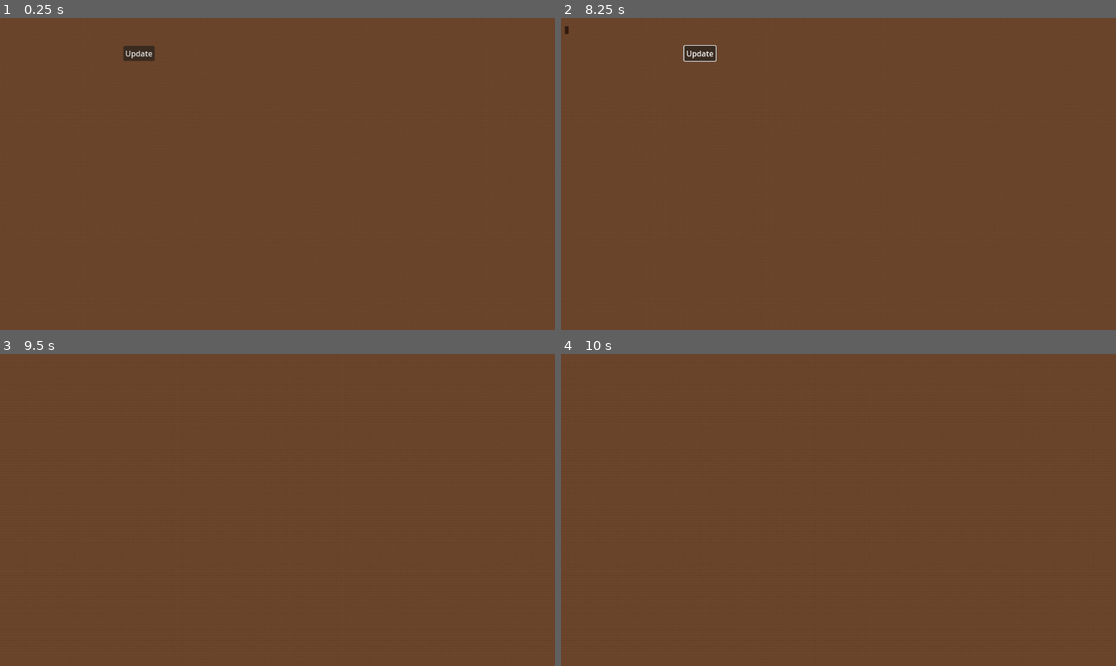
Above: before the commit, frames 1-4 (two rows, left to right).
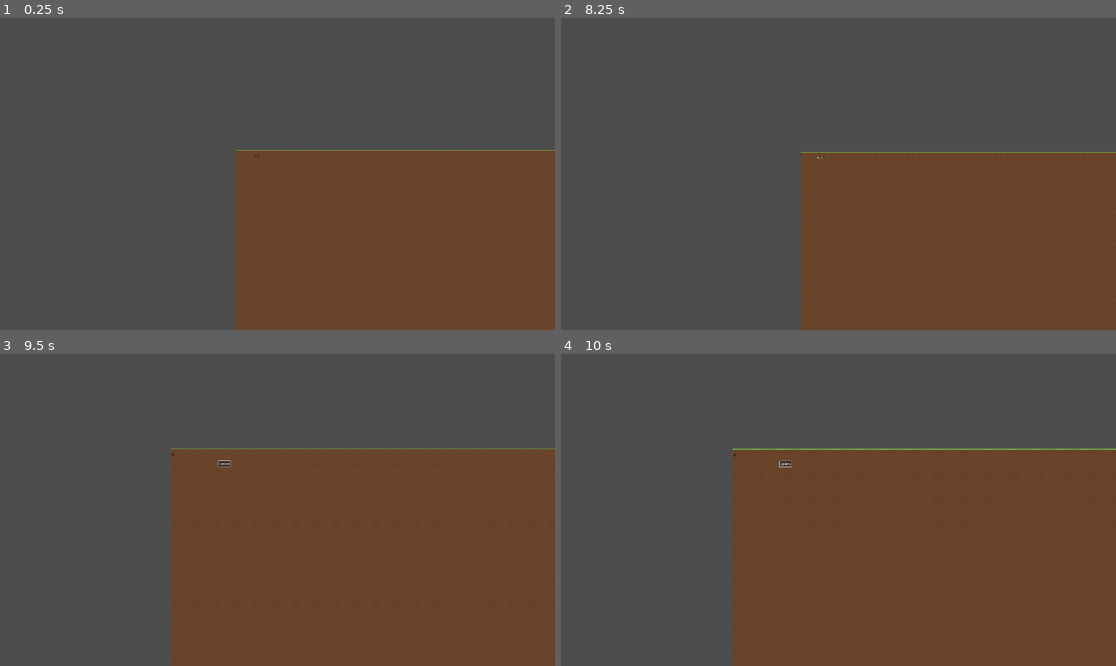
Above: after the commit, the same moments.

Repository: gex194/dwarfs-client
Game: Godot game, scene res://Scenes/main.tscn
Two runs of this game, one before a commit and one after it. Both use one fixed random seed, a clock stepped at 60 frames per second and the inputs below.
Inputs (mouse positions are in pixels of both pictures, inside the frame that each line leads up to):
- Up to frame 1 (0.25 s): no input
- Up to frame 2 (8.25 s): click "Update" at 0.5 s; click "Update" at 1.25 s; click "Update" at 2 s; tap Enter at 2.75, 4.25, 5.75 s; move the mouse to (960, 158) at 2.77 s; tap Mouse wheel up (ZoomIn) at 2.85, 3.8, 4.35, 5.3, 5.85, 6.8, 7.35 s; click (960, 158) at 2.92 s; tap Mouse wheel down (ZoomOut) at 3.05, 3.6, 4.55, 5.1, 6.05, 6.6, 7.55, 8.1 s; tap Space at 3.5, 5, 6.5 s; move the mouse to (727, 189) at 3.52 s; click (727, 189) at 3.67 s; move the mouse to (894, 105) at 4.27 s; click (894, 105) at 4.42 s; move the mouse to (810, 236) at 5.02 s; click (810, 236) at 5.17 s; move the mouse to (1005, 220) at 5.77 s; click (1005, 220) at 5.92 s; move the mouse to (672, 127) at 6.52 s; click (672, 127) at 6.67 s; move the mouse to (866, 174) at 7.27 s; click (866, 174) at 7.42 s; move the mouse to (755, 96) at 8.02 s; click (755, 96) at 8.17 s
- Up to frame 3 (9.5 s): tap Mouse wheel up (ZoomIn) at 8.3, 8.85 s; move the mouse to (399, 494) at 8.77 s; click (399, 494) at 8.92 s; tap Mouse wheel down (ZoomOut) at 9.05 s
- Up to frame 4 (10 s): move the mouse to (727, 525) at 9.52 s; tap Mouse wheel down (ZoomOut) at 9.6 s; click (727, 525) at 9.67 s; tap Mouse wheel up (ZoomIn) at 9.8 s

The runs differ from the first frame. In frame 1, 67% of the frame differs, in the area x 0-100%, y 0-100%; in frame 2, 68%; in frame 3, 52%; in frame 4, 52%.

Commit message:
Camera changes and fixes

Diff:
--- a/Scenes/main.tscn
+++ b/Scenes/main.tscn
@@ -14,6 +14,7 @@
 
 [node name="main_camera" type="Camera2D" parent="."]
 position = Vector2(576, 323)
+zoom = Vector2(0.15, 0.15)
 limit_smoothed = true
 position_smoothing_enabled = true
 script = ExtResource("2_lyucm")
--- a/Scripts/main_camera.gd
+++ b/Scripts/main_camera.gd
@@ -1,6 +1,6 @@
 extends Camera2D
 
-@export var zoom_speed: int = 5
+@export var zoom_speed: float = 0.5
 @export var max_zoom: Vector2 = Vector2(10, 10)
 
 var previous_position: Vector2 = Vector2(0,0)
@@ -16,10 +16,13 @@
 	handleCameraControls(delta)
 
 func handleCameraControls(delta) -> void:
+	print(zoom_speed)
 	if (Input.is_action_just_released("ZoomIn") && self.zoom < max_zoom):
-		self.zoom = lerp(self.zoom, self.zoom + Vector2(zoom_speed, zoom_speed), zoom_speed * delta)
-	if (Input.is_action_just_released("ZoomOut") && self.zoom > Vector2.ONE):
-		self.zoom = lerp(self.zoom, self.zoom - Vector2(zoom_speed, zoom_speed), zoom_speed * delta)
+		self.zoom = lerp(self.zoom, self.zoom + Vector2(zoom_speed, zoom_speed), zoom_speed + self.zoom.x * delta)
+	if (Input.is_action_just_released("ZoomOut") && self.zoom > Vector2(0.15, 0.15)):
+		self.zoom = lerp(self.zoom, self.zoom - Vector2(zoom_speed, zoom_speed), zoom_speed + self.zoom.x * delta)
+		if (self.zoom.x < 0):
+			self.zoom = Vector2(0.15, 0.15)
 
 func _unhandled_input(event: InputEvent):
 	if event is InputEventMouseButton && event.button_index == MOUSE_BUTTON_LEFT:
